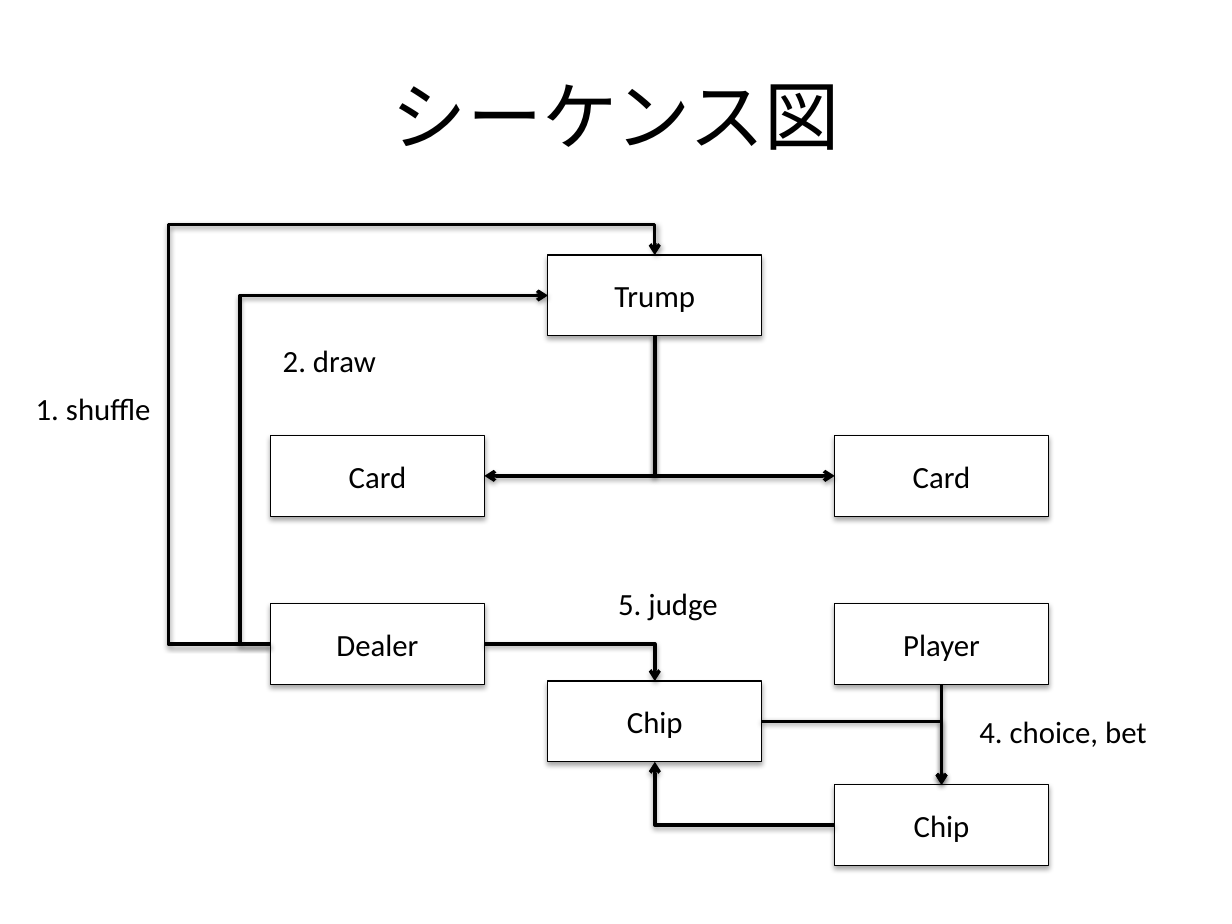
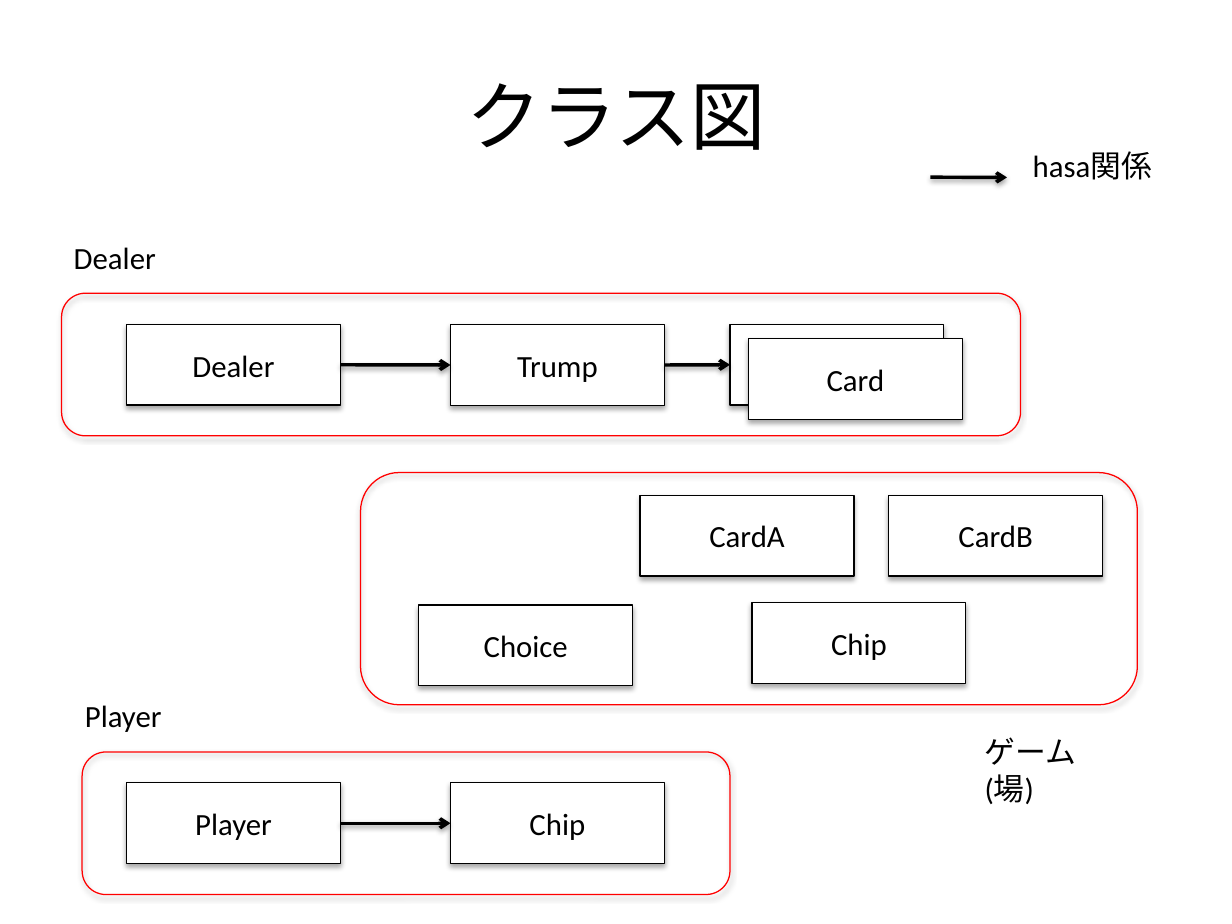
Before and after one commit to unokun/BigOrSmallM, a slide deck: slide 7 of docs/BigOrSmallゲーム設計.pptx (slide 5 before the commit). Drawn at 1232x924 pixels with LibreOffice and Linux fonts; fonts in the diff are those of the drawing. Boxes give left, top, right and bottom in pixels: in the first picture for what was removed or moved away, otherwise in the second. Text is boxed around its words. In the diff, an @@ line names an element or a change of style, - is before the commit and + after.

```diff
--- a/docs/BigOrSmallゲーム設計.pptx
+++ b/docs/BigOrSmallゲーム設計.pptx
@@ title at bbox=[466, 83, 766, 150]: text changed @@
-シーケンス図
+クラス図
@@ arrow added from (930, 177) to (1007, 177), #000000 2 pt @@
@@ text added at bbox=[1033, 151, 1152, 180], 18 pt, text #000000 @@
+hasa関係
@@ elbow arrow removed from (271, 644) to (655, 255) @@
@@ text added at bbox=[74, 247, 156, 270], 18 pt, text #000000 @@
+Dealer
@@ rounded rectangle added at bbox=[62, 293, 1020, 436], outline #FF0000 0.75 pt @@
@@ elbow arrow removed from (271, 644) to (548, 296) @@
@@ rectangle "Dealer": place and size @@
-rectangle "Dealer" at bbox=[271, 604, 485, 685]
+rectangle "Dealer" at bbox=[127, 324, 341, 405]
@@ rectangle "Trump": place and size @@
-rectangle "Trump" at bbox=[548, 255, 763, 336]
+rectangle "Trump" at bbox=[451, 324, 665, 405]
@@ rectangle "Card": place and size @@
-rectangle "Card" at bbox=[271, 436, 485, 517]
+rectangle "Card" at bbox=[731, 324, 945, 405]
@@ text removed at bbox=[283, 350, 376, 373] @@
-2. draw
@@ elbow arrow removed from (655, 336) to (484, 476) @@
@@ elbow arrow removed from (655, 336) to (834, 476) @@
@@ rectangle "Card": place and size @@
-rectangle "Card" at bbox=[834, 436, 1048, 517]
+rectangle "Card" at bbox=[749, 339, 963, 420]
@@ arrow added from (340, 365) to (451, 365), #000000 2 pt @@
@@ arrow added from (664, 365) to (731, 365), #000000 2 pt @@
@@ text removed at bbox=[36, 398, 151, 421] @@
-1. shuffle
@@ text removed at bbox=[618, 593, 717, 621] @@
-5. judge
@@ group added at bbox=[361, 473, 1138, 705]: 3 rectangles, 1 rounded rectangle @@
+CardA
+CardB
+Choice
@@ rectangle "Chip": place and size @@
-rectangle "Chip" at bbox=[548, 681, 763, 763]
+rectangle "Chip" at bbox=[752, 602, 966, 684]
@@ elbow arrow removed from (484, 644) to (655, 681) @@
@@ arrow removed from (941, 684) to (941, 785) @@
@@ text added at bbox=[85, 705, 162, 732], 18 pt, text #000000 @@
+Player
@@ elbow arrow removed from (761, 722) to (941, 785) @@
@@ text removed at bbox=[979, 721, 1147, 747] @@
-4. choice, bet
@@ text added at bbox=[985, 737, 1076, 804], 18 pt, text #000000 @@
+ゲーム(場)
@@ rounded rectangle added at bbox=[83, 752, 731, 894], outline #FF0000 0.75 pt @@
@@ elbow arrow removed from (834, 825) to (655, 761) @@
@@ rectangle "Player": place and size @@
-rectangle "Player" at bbox=[834, 604, 1048, 685]
+rectangle "Player" at bbox=[127, 782, 341, 864]
@@ rectangle "Chip": place and size @@
-rectangle "Chip" at bbox=[834, 785, 1048, 866]
+rectangle "Chip" at bbox=[451, 782, 665, 864]
@@ arrow added from (340, 823) to (451, 823), #000000 2 pt @@
```
Also in this commit, not shown: 3 other slides changed, 3 slides added, 1 slide removed, 1 other file.
